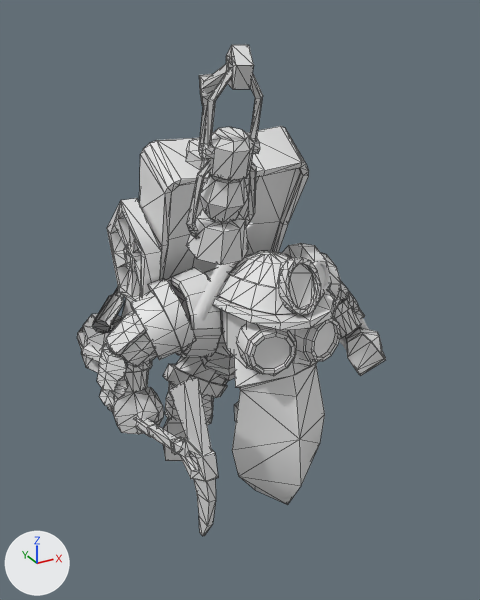
Renders of the FBX model Assets/Models/c_personnage.FBX from each side of a commit.
Rendered twice from a camera (50 mm lens) standing at (-2.56, -4.16, 3.45) and looking at (-0.37, -0.18, 1.46). Every picture has the same lights, and +X, +Y and +Z are marked at lower left. Mesh edges are drawn as thin lines on the coarser meshes. Materials are left out; every surface is plain grey. Where no turn or scale is listed for an object, it has been applied to the vertices. Vertices at the same position are counted once.
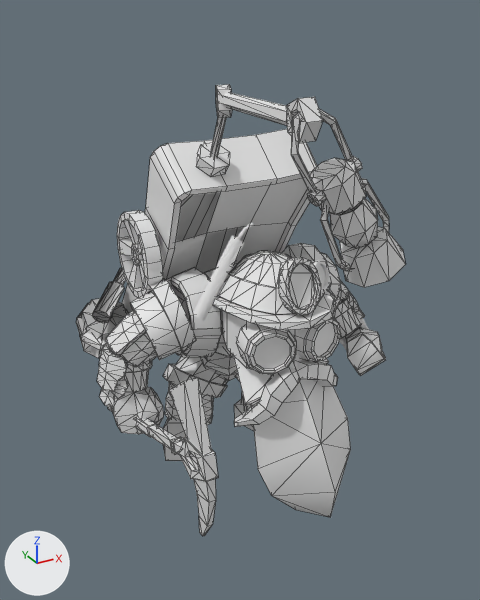
Where the change shows, as pixel boxes [x1, y1, x2, y2] in the pictures (480 x 600 px):
'LABIT', reshaped, moved, turned, rescaled: before [122, 126, 309, 318]; after [117, 129, 317, 314]
'Box001', moved, turned: before [232, 354, 325, 505]; after [233, 355, 351, 517]
'Object013', reshaped, moved, turned, rescaled: before [186, 45, 263, 265]; after [196, 84, 232, 177]
'Object016', added: after [291, 109, 406, 287]
'Cylinder023', reshaped, moved, turned, rescaled: before [77, 198, 162, 372]; after [76, 268, 128, 358]
'Moustache', added: after [234, 359, 338, 427]
'Object015', added: after [221, 93, 323, 143]
part 1 of me_mesh_031, deleted: before [107, 198, 162, 302]
part 2 of me_mesh_031, deleted: before [123, 243, 141, 272]
part 4 of me_mesh_032, deleted: before [186, 45, 263, 265]

Patch to the scene script:
```diff
--- a/Assets/Models/c_personnage.FBX.py
+++ b/Assets/Models/c_personnage.FBX.py
@@ me_mesh_032 @@
 # used by ob_object013; parent = ob_labit; location = (0.0, 0.0, 0.0)
-me_mesh_032.from_pydata(...)  # 342 vertices, 648 faces; spans x -34.9..-5.2, y -92.4..-37.9, z -46.5..10.6
+me_mesh_032.from_pydata(...)  # 48 vertices, 88 faces; spans x -15.5..-5.2, y -65.9..-37.9, z -0.5..10.6
+# me_mesh_032 part 4: 8 loose pieces with 294 vertices, spanning x -34.9..-12.1, y -92.4..-50.0, z -46.5..2.9, are deleted
@@ me_mesh_012 @@
 me_mesh_012.from_pydata(...)  # 33 vertices, 62 faces; spans x -8.1..9.7, y -9.8..8.1, z -7.6..26.2
 # used by ob_box001; parent = ob_cylinder002; location = (-0.417, -3.61, -19.95); rotation_euler = (0.0, 0.0, -0.785), in degrees (0, 0, -45); scale = (1.37, 1.58, 1.58)
+# me_mesh_012 part 3: the whole mesh is moved by (1.9, -1.8, -25.3)
@@ me_mesh_031 @@
 me_mesh_031.from_pydata(...)  # 180 vertices, 352 faces; spans x -7.8..11.6, y -9.3..26.4, z -2.3..9.3
 # used by ob_cylinder023; parent = ob_labit; location = (-22.58, -3.373, 7.452); rotation_euler = (-1.571, -1.396, 1.571), in degrees (-90, -80, 90); scale = (1.83, 1.83, 1.72)
+# me_mesh_031 part 1: the loose piece of 60 vertices spanning x -7.8..9.8, y -9.3..9.3, z -0.4..2.4 is deleted
+# me_mesh_031 part 2: the loose piece of 20 vertices spanning x -2.0..2.5, y -2.4..2.4, z 0.0..2.0 is deleted
@@ me_mesh_030 @@
 # used by ob_labit; location = (-0.278, 0.373, 1.522); rotation_euler = (-1.134, 0.0, 0.0), in degrees (-65, 0, 0); scale = (0.027, 0.0254, 0.0254)
-me_mesh_030.from_pydata(...)  # 164 vertices, 324 faces; spans x -23.1..23.6, y -40.8..40.7, z -1.1..27.4
+me_mesh_030.from_pydata(...)  # 430 vertices, 383 faces; spans x -36.0..36.0, y -18.0..18.0, z -23.8..23.8
+# me_mesh_030 part 5: 164 vertices removed from x -23.1..23.6, y -40.8..40.7, z -1.1..27.4; 430 vertices added at x -36.0..36.0, y -18.0..18.0, z -23.8..23.8
@@ ob_object013 @@
 ob_object013.parent = ob_labit
-ob_object013.location = (0.0, 0.0, 0.0)
+ob_object013.location = (1.473, 11.12, -1.196)
+ob_object013.rotation_euler = (1.745, 1.571, 0.0)  # degrees (100, 90, 0)
+ob_object013.scale = (0.944, 0.888, 0.888)
@@ ob_box001 @@
 ob_box001.parent = ob_cylinder002
-ob_box001.location = (-0.417, -3.61, -19.95)
-ob_box001.rotation_euler = (0.0, 0.0, -0.785)  # degrees (0, 0, -45)
+ob_box001.location = (-0.551, -0.141, 16.17)
+ob_box001.rotation_euler = (-0.0433, -0.258, -0.768)  # degrees (-2.5, -15, -44)
 ob_box001.scale = (1.37, 1.58, 1.58)
@@ ob_cylinder023 @@
 ob_cylinder023.parent = ob_labit
-ob_cylinder023.location = (-22.58, -3.373, 7.452)
-ob_cylinder023.rotation_euler = (-1.571, -1.396, 1.571)  # degrees (-90, -80, 90)
-ob_cylinder023.scale = (1.83, 1.83, 1.72)
+ob_cylinder023.location = (-2.628, 5.121, 20.13)
+ob_cylinder023.rotation_euler = (0.0, 0.0, -1.571)  # degrees (0, 0, -90)
+ob_cylinder023.scale = (1.62, 1.62, 1.62)
@@ ob_labit @@
 ob_labit = bpy.data.objects.new('LABIT', me_mesh_030)
-ob_labit.location = (-0.278, 0.373, 1.522)
-ob_labit.rotation_euler = (-1.134, 0.0, 0.0)  # degrees (-65, 0, 0)
-ob_labit.scale = (0.027, 0.0254, 0.0254)
+ob_labit.location = (-0.316, 0.569, 1.739)
+ob_labit.rotation_euler = (-1.605, 1.171, 1.535)  # degrees (-92, 67, 88)
+ob_labit.scale = (0.0286, 0.0286, 0.0286)
@@ ob_object016 @@
+ob_object016 = bpy.data.objects.new('Object016', me_mesh_034_1)  # 260 vertices, 496 faces; spans x -0.045..0.681, y -0.096..0.23, z -0.869..0.067
+ob_object016.location = (-0.887, -1.678, 3.001)
@@ ob_object015 @@
+ob_object015 = bpy.data.objects.new('Object015', me_mesh_033_1)  # 34 vertices, 64 faces; spans x -0.243..0.058, y -1.223..0.008, z -0.042..0.151
+ob_object015.location = (-0.674, -0.538, 2.95)
@@ ob_moustache @@
+ob_moustache = bpy.data.objects.new('Moustache', me_mesh_013_1)  # 78 vertices, 76 faces; spans x -0.409..0.515, y -0.116..0.283, z -0.374..0.082
+ob_moustache.location = (-0.309, -0.872, 1.154)
```
